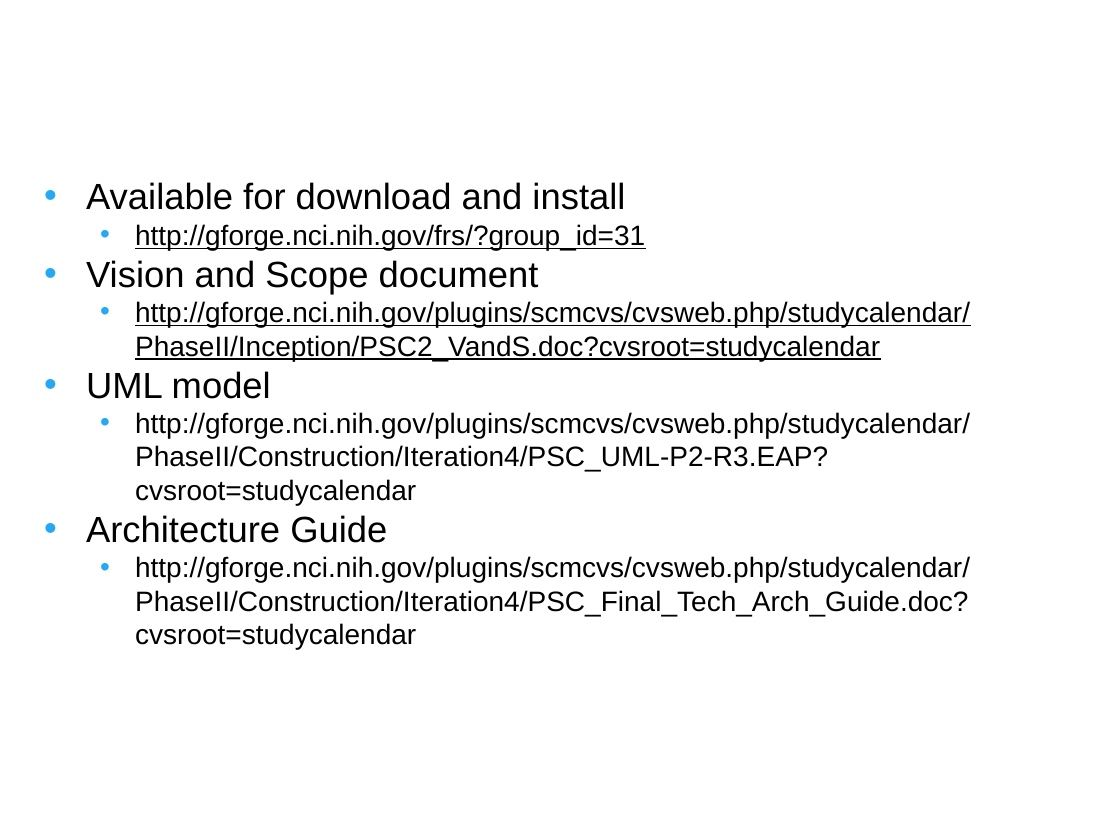
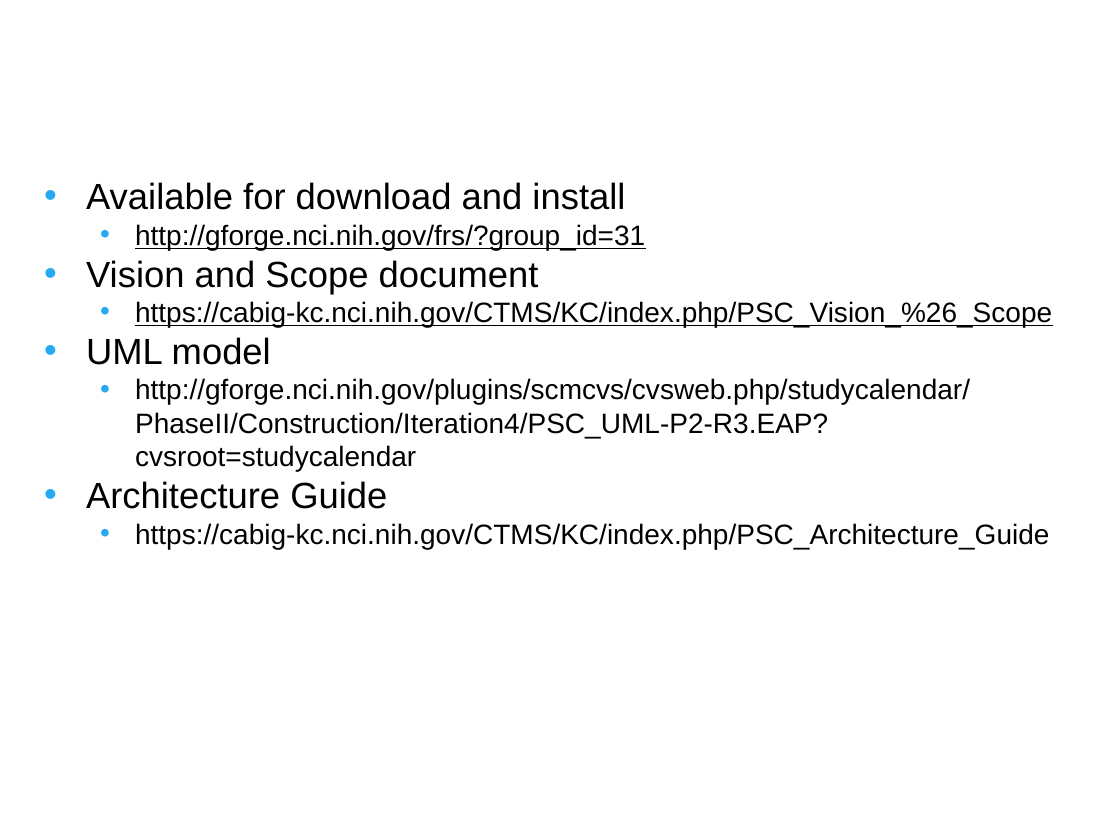
Before and after one commit to NCIP/psc-docs, a slide deck: slide 18 of deliverables/trunk/studycalendar/PhaseIV/Silver review/PSC-data-model-overview.ppt. Drawn at 1120x840 pixels with LibreOffice and Linux fonts; fonts in the diff are those of the drawing; background and template pictures are left out. Boxes give left, top, right and bottom in pixels: in the first picture for what was removed or moved away, otherwise in the second. Text is boxed around its words. In the diff, an @@ line names an element or a change of style, - is before the commit and + after.

Commit message:
update links in ppt

```diff
--- a/deliverables/trunk/studycalendar/PhaseIV/Silver review/PSC-data-model-overview.ppt
+++ b/deliverables/trunk/studycalendar/PhaseIV/Silver review/PSC-data-model-overview.ppt
@@ text at [135,301,1052,327]: text changed @@
-  • http://gforge.nci.nih.gov/plugins/scmcvs/cvsweb.php/studycalendar/PhaseII/Inception/PSC2_VandS.doc?cvsroot=studycalendar
+  • https://cabig-kc.nci.nih.gov/CTMS/KC/index.php/PSC_Vision_%26_Scope
@@ text at [135,523,1049,549]: text changed @@
-  • http://gforge.nci.nih.gov/plugins/scmcvs/cvsweb.php/studycalendar/PhaseII/Construction/Iteration4/PSC_Final_Tech_Arch_Guide.doc?cvsroot=studycalendar
+  • https://cabig-kc.nci.nih.gov/CTMS/KC/index.php/PSC_Architecture_Guide
```
